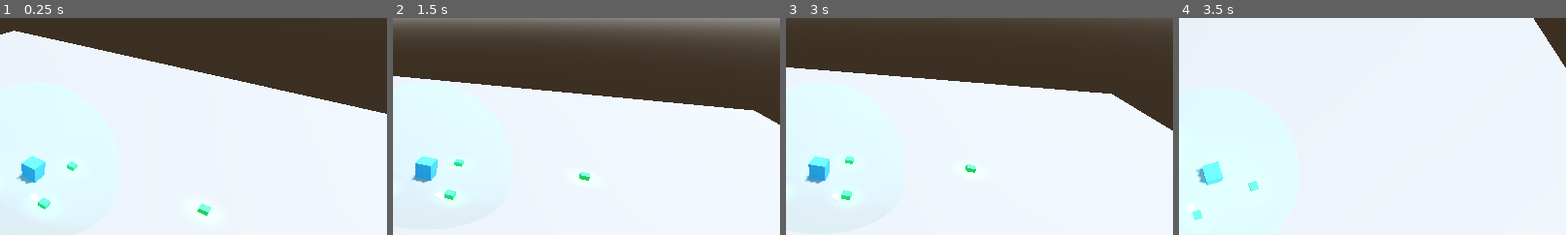
Above: before the commit, frames 1-4 (left to right).
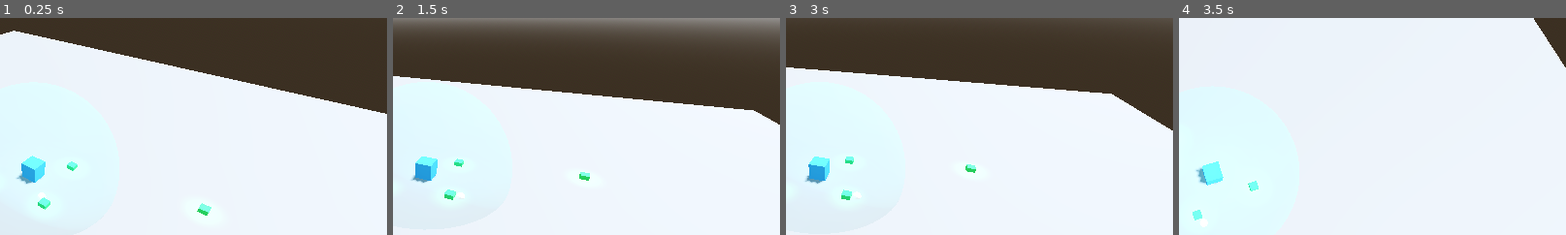
Above: after the commit, the same moments.

Repository: peterlavey/immanent
Game: Godot game, scene res://src/core/World.tscn
Same seed, same stepped clock (60 frames per second), same inputs: the game is played once before the commit and once after it.
Inputs (mouse positions are % of the whole screen's width and height, from its top left):
- Up to frame 1 (0.25 s): no input
- Up to frame 2 (1.5 s): tap Enter at 0.5 s; move the mouse to (72, 45) at 0.52 s; click (72, 45) at 0.67 s; tap Space at 1.25 s; drag from (30, 55) to (45, 70) at 1.27 s
- Up to frame 3 (3 s): tap Enter at 2 s; move the mouse to (60, 28) at 2.02 s; click (60, 28) at 2.17 s; tap Space at 2.75 s; drag from (45, 70) to (20, 35) at 2.77 s
- Up to frame 4 (3.5 s): no input
The pictures show only the part of the screen within x 46-96%, y 14-64%; the shares and areas given below are measured in that part.

The runs differ from the first frame. In frame 1, less than 0.1% of the frame differs, in the area x 7-13%, y 80-85%; in frame 2, 0.1%; in frame 3, 0.1%; in frame 4, 0.1%, in the area x 2-8%, y 85-97%.

Commit message:
Refactor Genezis selection and stats handling: Emit Genezis instance instead of stats, introduce real-time stat updates in HUD, and enhance UI refresh logic

Diff:
--- a/src/entities/Genezis.gd
+++ b/src/entities/Genezis.gd
@@ -1,6 +1,6 @@
 extends CharacterBody3D
 
-signal selected(stats: Dictionary)
+signal selected(genezis: CharacterBody3D)
 
 enum State { IDLE, MOVING_TO_DATA, EXTRACTING, RETURNING_TO_CORE, DEPOSITING }
 
@@ -102,15 +102,17 @@
 		look_at(look_target, Vector3.UP)
 	move_and_slide()
 
+func get_stats() -> Dictionary:
+	return {
+		"speed": move_speed,
+		"capacity": carry_capacity,
+		"extraction": extraction_rate,
+		"load": current_load,
+		"state": State.keys()[current_state]
+	}
+
 func _input_event(_camera: Camera3D, event: InputEvent, _position: Vector3, _normal: Vector3, _shape_idx: int) -> void:
 	if event is InputEventMouseButton:
 		if event.button_index == MOUSE_BUTTON_LEFT and event.pressed:
-			var stats = {
-				"speed": move_speed,
-				"capacity": carry_capacity,
-				"extraction": extraction_rate,
-				"load": current_load,
-				"state": State.keys()[current_state]
-			}
-			selected.emit(stats)
+			selected.emit(self)
 			get_viewport().set_input_as_handled()
--- a/src/ui/HUD.gd
+++ b/src/ui/HUD.gd
@@ -7,6 +7,8 @@
 
 @onready var upgrade_menu = $UpgradeMenu
 @onready var genezis_stats_ui = $GenezisStatsUI
+
+var selected_genezis: CharacterBody3D = null
 
 func _ready() -> void:
 	# Connect to Core signals
@@ -37,12 +39,14 @@
 			# and it's not over some UI element, we can hide the menus
 			if genezis_stats_ui and genezis_stats_ui.visible:
 				genezis_stats_ui.hide()
+				selected_genezis = null
 			if upgrade_menu and upgrade_menu.visible:
 				upgrade_menu.hide()
 
 func _on_core_selected() -> void:
 	if genezis_stats_ui:
 		genezis_stats_ui.hide()
+		selected_genezis = null
 	if upgrade_menu:
 		upgrade_menu.set_mode(upgrade_menu.Mode.CORE)
 		upgrade_menu.show()
@@ -67,6 +71,10 @@
 				# Delay slightly to allow the new Genezis to be added to the tree
 				call_deferred("_update_genezis_count")
 
+	# Refresh UI if a Genezis is selected
+	if selected_genezis and is_instance_valid(selected_genezis):
+		genezis_stats_ui.display_stats(selected_genezis.get_stats())
+
 func _update_genezis_count() -> void:
 	var count = get_tree().get_nodes_in_group("genezis").size()
 	genezis_count_label.text = "Genezis: %d" % count
@@ -76,9 +84,10 @@
 		if not genezis.selected.is_connected(_on_genezis_selected):
 			genezis.selected.connect(_on_genezis_selected)
 
-func _on_genezis_selected(stats: Dictionary) -> void:
+func _on_genezis_selected(genezis: CharacterBody3D) -> void:
+	selected_genezis = genezis
 	if genezis_stats_ui:
-		genezis_stats_ui.display_stats(stats)
+		genezis_stats_ui.display_stats(genezis.get_stats())
 	if upgrade_menu:
 		upgrade_menu.set_mode(upgrade_menu.Mode.GENEZIS)
 		upgrade_menu.show()
Not shown, changed: docs/tasks.md
